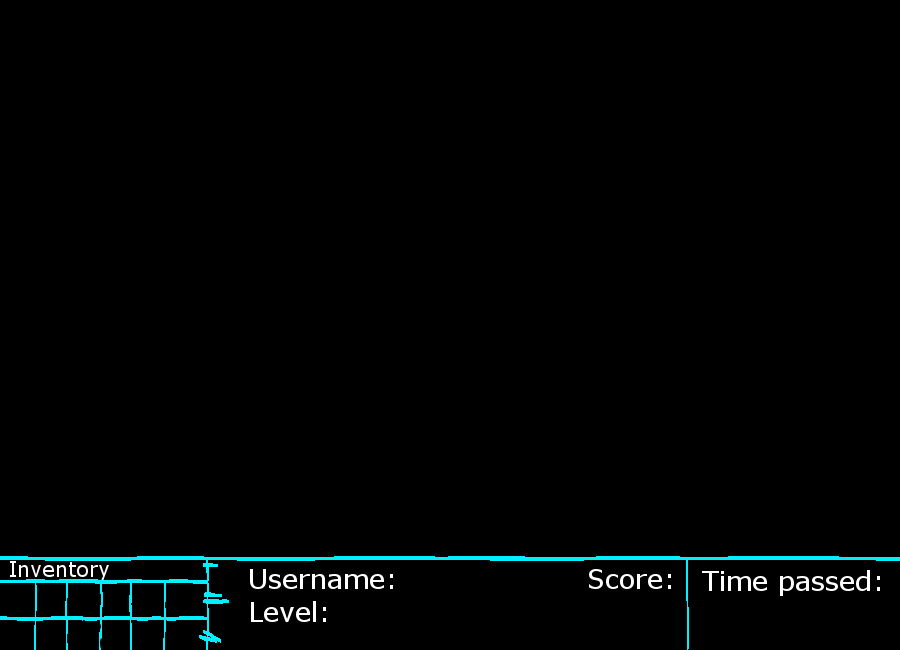
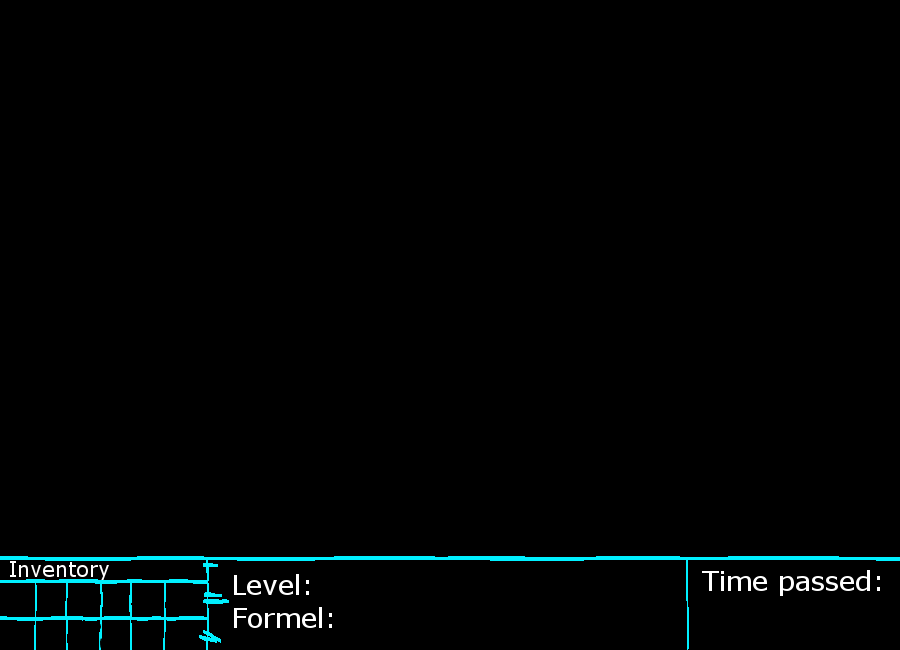
The second 900 x 650 image is a revision of the first. Changes to its layers:
renamed "Username: Sc..." to "Level: ...", painted on it over 234, 569, 671, 628
